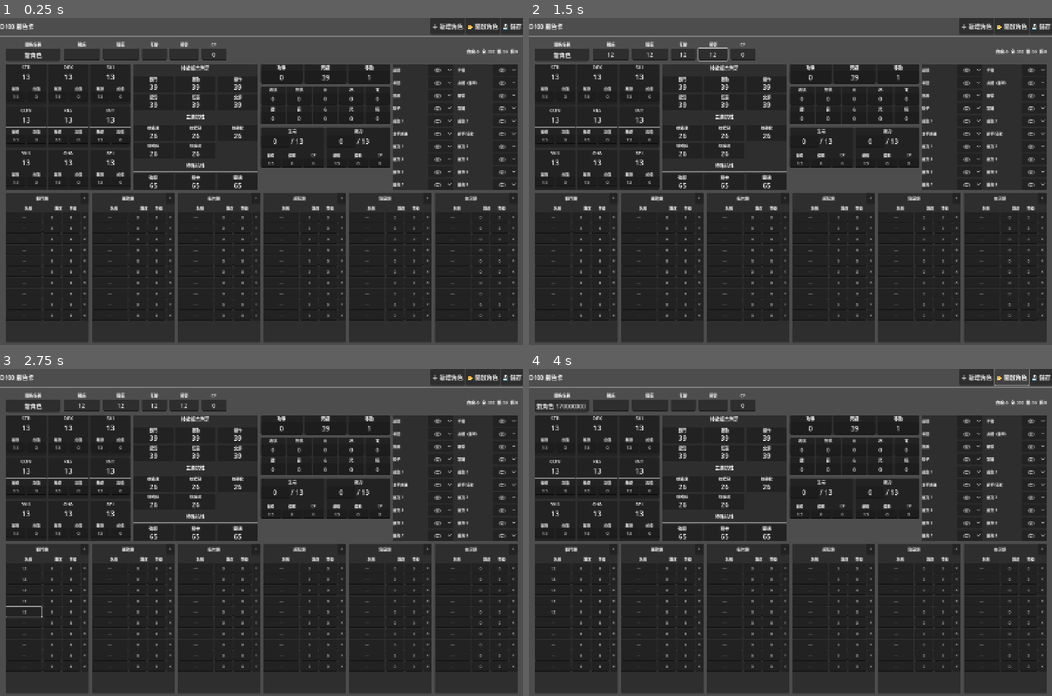
Above: before the commit, frames 1-4 (two rows, left to right).
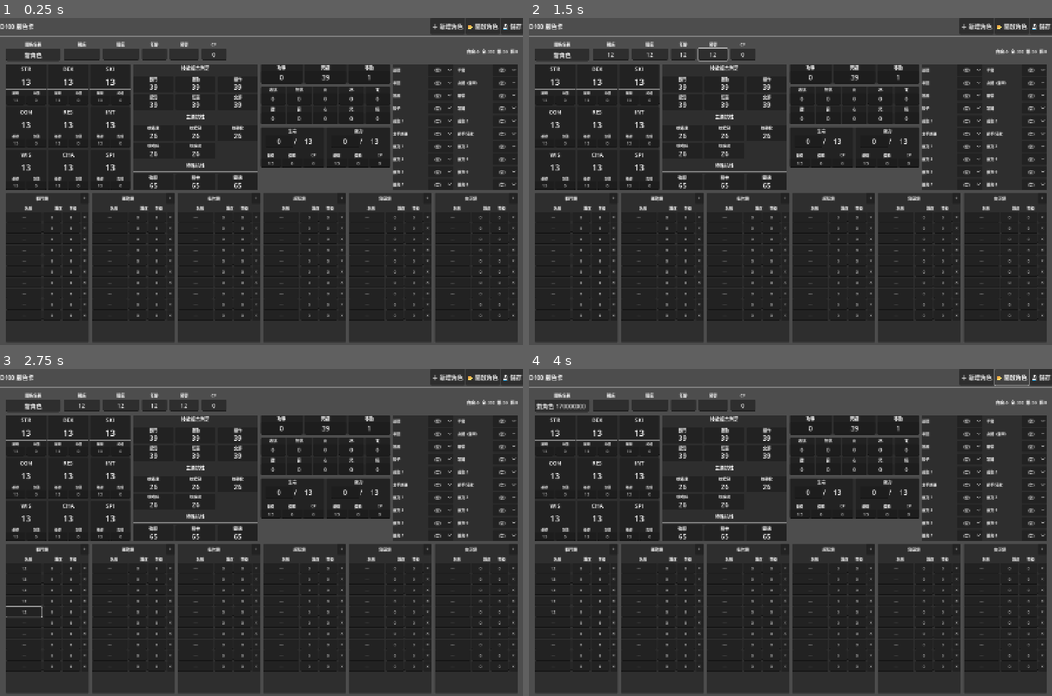
Above: after the commit, the same moments.

Repository: imo-ininder/trpg-sheet
Game: Godot game, scene res://scenes/MainScene.tscn
Same seed, same stepped clock (60 frames per second), same inputs: the game is played once before the commit and once after it.
Inputs (mouse positions are in pixels of both pictures, inside the frame that each line leads up to):
- Up to frame 1 (0.25 s): no input
- Up to frame 2 (1.5 s): click (612, 53) at 0.52 s; type "12" at 0.6 s; click (649, 53) at 0.75 s; type "12" at 0.83 s; click (680, 53) at 0.98 s; type "12" at 1.07 s; click (712, 53) at 1.27 s; type "12" at 1.35 s
- Up to frame 3 (2.75 s): click (26, 568) at 1.5 s; type "12" at 1.58 s; click (26, 578) at 1.73 s; type "12" at 1.82 s; click (26, 591) at 2.02 s; type "12" at 2.1 s; click (26, 601) at 2.25 s; type "12" at 2.33 s; click (26, 610) at 2.48 s; type "12" at 2.57 s
- Up to frame 4 (4 s): click "＋ 新增角色" at 2.75 s; click "📂 開啟角色" at 3.5 s

The runs differ from the first frame. In frame 1, 1.6% of the frame differs, in the area x 1-73%, y 14-52%; in frame 2, 1.6%; in frame 3, 1.6%; in frame 4, 1.6%.

Commit message:
fix skill row and item box

Diff:
--- a/scripts/CharacterSheet.gd
+++ b/scripts/CharacterSheet.gd
@@ -177,26 +177,30 @@
 		card_vb.size_flags_vertical = Control.SIZE_EXPAND_FILL
 		card.add_child(card_vb)
 
-		# 屬性名稱（小標題）
+		# 屬性名稱（更大）
 		var name_lbl = Label.new()
 		name_lbl.text = attr
 		name_lbl.horizontal_alignment = HORIZONTAL_ALIGNMENT_CENTER
-		name_lbl.add_theme_font_size_override("font_size", 13)
+		name_lbl.vertical_alignment = VERTICAL_ALIGNMENT_CENTER
+		name_lbl.add_theme_font_size_override("font_size", 15)
+		name_lbl.size_flags_vertical = Control.SIZE_EXPAND_FILL
 		card_vb.add_child(name_lbl)
 
-		# 總和（大數字，最顯眼）
+		# 總和（大數字，最顯眼，填滿垂直空間）
 		var total_lbl = Label.new()
 		total_lbl.text = "13"
 		total_lbl.horizontal_alignment = HORIZONTAL_ALIGNMENT_CENTER
-		total_lbl.add_theme_font_size_override("font_size", 20)
+		total_lbl.vertical_alignment = VERTICAL_ALIGNMENT_CENTER
+		total_lbl.add_theme_font_size_override("font_size", 24)
+		total_lbl.size_flags_vertical = Control.SIZE_EXPAND_FILL
 		_attr_totals[attr] = total_lbl
 		card_vb.add_child(total_lbl)
 
 		card_vb.add_child(HSeparator.new())
 
-		# 基礎 / 加值 輸入格
+		# 基礎 / 加值 輸入格（縮小）
 		var row = HBoxContainer.new()
-		row.add_theme_constant_override("separation", 4)
+		row.add_theme_constant_override("separation", 3)
 		card_vb.add_child(row)
 
 		for pair in [["base", "基礎"], ["bonus", "加值"]]:
@@ -207,14 +211,15 @@
 			col.add_theme_constant_override("separation", 1)
 			var sub_lbl = Label.new()
 			sub_lbl.text = label_text
-			sub_lbl.add_theme_font_size_override("font_size", 10)
+			sub_lbl.add_theme_font_size_override("font_size", 9)
 			sub_lbl.horizontal_alignment = HORIZONTAL_ALIGNMENT_CENTER
 			col.add_child(sub_lbl)
 			var le = LineEdit.new()
 			le.text = "13" if suffix == "base" else "0"
 			le.size_flags_horizontal = Control.SIZE_EXPAND_FILL
 			le.alignment = HORIZONTAL_ALIGNMENT_CENTER
-			le.add_theme_font_size_override("font_size", 12)
+			le.add_theme_font_size_override("font_size", 10)
+			le.custom_minimum_size.y = 22
 			_attr_inputs[attr + "_" + suffix] = le
 			le.text_changed.connect(func(_v): _recalc_attr(attr))
 			col.add_child(le)
@@ -435,27 +440,29 @@
 		# 現值 / 最大值 顯示列
 		var cur_max_hb = HBoxContainer.new()
 		cur_max_hb.alignment = BoxContainer.ALIGNMENT_CENTER
-		cur_max_hb.add_theme_constant_override("separation", 4)
+		cur_max_hb.add_theme_constant_override("separation", 2)
 		card_vb.add_child(cur_max_hb)
 
 		var cur_edit = LineEdit.new()
 		cur_edit.text = "0"
 		cur_edit.alignment = HORIZONTAL_ALIGNMENT_CENTER
 		cur_edit.add_theme_font_size_override("font_size", 18)
-		cur_edit.size_flags_horizontal = Control.SIZE_EXPAND_FILL
+		cur_edit.custom_minimum_size.x = 60
 		if key == "hp": _hp_inputs["current"] = cur_edit
 		else:           _mp_inputs["current"] = cur_edit
 		cur_max_hb.add_child(cur_edit)
 
 		var slash = Label.new()
 		slash.text = "/"
+		slash.horizontal_alignment = HORIZONTAL_ALIGNMENT_CENTER
 		slash.add_theme_font_size_override("font_size", 18)
 		cur_max_hb.add_child(slash)
 
 		var max_lbl = Label.new()
 		max_lbl.text = "0"
+		max_lbl.horizontal_alignment = HORIZONTAL_ALIGNMENT_CENTER
 		max_lbl.add_theme_font_size_override("font_size", 18)
-		max_lbl.size_flags_horizontal = Control.SIZE_EXPAND_FILL
+		max_lbl.custom_minimum_size.x = 60
 		if key == "hp": _hp_inputs["max_lbl"] = max_lbl
 		else:           _mp_inputs["max_lbl"] = max_lbl
 		cur_max_hb.add_child(max_lbl)
